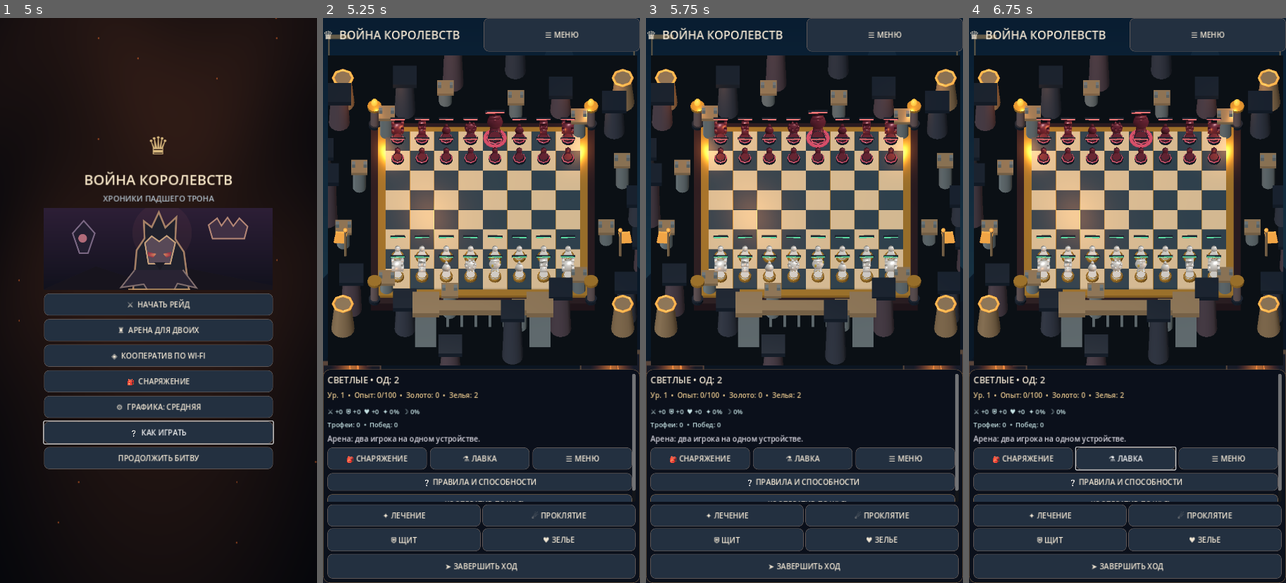
Above: before the commit, frames 1-4 (left to right).
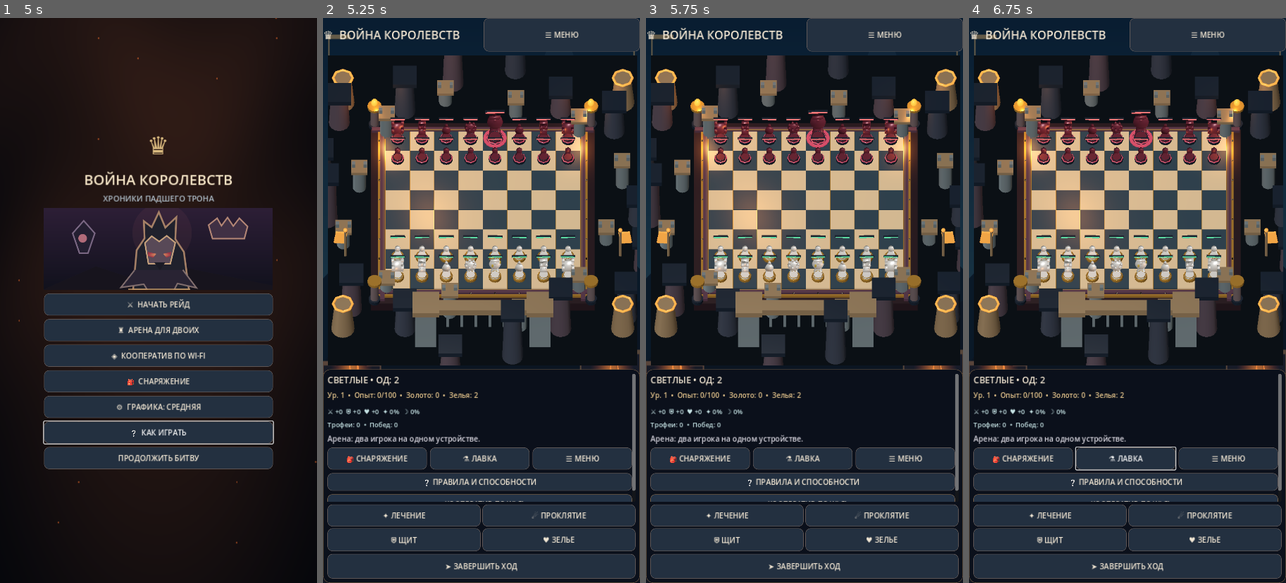
Above: after the commit, the same moments.

Repository: sitepushlic/kingdom-chess
Game: Godot game, scene res://scenes/main.tscn
The game is run twice, just before and just after one commit, with the same random seed, the same clock (stepped at 60 frames per second) and the same inputs.
Inputs:
- Up to frame 1 (5 s): click "⚔ НАЧАТЬ РЕЙД" at 0.5 s; click "⚔ НАЧАТЬ РЕЙД" at 1.25 s; click "❔ КАК ИГРАТЬ" at 2 s; click "❔ КАК ИГРАТЬ" at 2.75 s; click "OK" at 3.5 s; click "☰ МЕНЮ" at 4.25 s
- Up to frame 2 (5.25 s): click "🎒 СНАРЯЖЕНИЕ" at 5 s
- Up to frame 3 (5.75 s): no input
- Up to frame 4 (6.75 s): click "⚗ ЛАВКА" at 5.75 s; click "OK" at 6.5 s

Frame 1 is identical in both runs. In frame 2, 1.4% of the frame differs, in the area x 15-86%, y 19-51%; in frame 3, 1.4%; in frame 4, 1.4%.

Commit message:
art: add sculpted 3D chessboard frame, gold inlay and rank/file labels

Diff:
--- a/scripts/battlefield_3d.gd
+++ b/scripts/battlefield_3d.gd
@@ -154,6 +154,39 @@
 	_box(Vector3(9.2, 0.48, 9.2), _material(Color("#29202a"), 0.45), board_root, Vector3(0, -0.43, 0))
 	_box(Vector3(8.6, 0.13, 8.6), gold_material, board_root, Vector3(0, -0.13, 0))
 	tile_materials = [_material(Color("#28384b"), 0.22), _material(Color("#b7a58c"), 0.22)]
+	# A sculpted chessboard frame and coordinate markers make the 3D RPG
+	# arena immediately recognizable as chess, even without the HUD.
+	var edge_wood: StandardMaterial3D = _material(Color("#433246"), 0.18, 0.32)
+	var inlay: StandardMaterial3D = _material(Color("#e0bb74"), 0.72, 0.22)
+	for side in [-1, 1]:
+		_box(Vector3(9.1, 0.16, 0.18), edge_wood, board_root, Vector3(0, -0.035, float(side) * 4.13))
+		_box(Vector3(0.18, 0.16, 9.1), edge_wood, board_root, Vector3(float(side) * 4.13, -0.035, 0))
+		_box(Vector3(8.3, 0.035, 0.025), inlay, board_root, Vector3(0, 0.049, float(side) * 4.075))
+		_box(Vector3(0.025, 0.035, 8.3), inlay, board_root, Vector3(float(side) * 4.075, 0.049, 0))
+	for index in range(8):
+		var coordinate: String = "ABCDEFGH".substr(index, 1)
+		var rank_text: String = str(8 - index)
+		for side in [-1, 1]:
+			var file_label := Label3D.new()
+			file_label.name = "FileCoordinate_%s_%d" % [coordinate, side]
+			file_label.text = coordinate
+			file_label.font_size = 24
+			file_label.pixel_size = 0.0035
+			file_label.modulate = Color("#f4dca8")
+			file_label.position = Vector3(float(index) - 3.5, 0.075, float(side) * 4.26)
+			file_label.rotation_degrees = Vector3(-90, 0, 0)
+			file_label.no_depth_test = false
+			board_root.add_child(file_label)
+			var rank_label := Label3D.new()
+			rank_label.name = "RankCoordinate_%s_%d" % [rank_text, side]
+			rank_label.text = rank_text
+			rank_label.font_size = 24
+			rank_label.pixel_size = 0.0035
+			rank_label.modulate = Color("#f4dca8")
+			rank_label.position = Vector3(float(side) * 4.26, 0.075, float(index) - 3.5)
+			rank_label.rotation_degrees = Vector3(-90, 0, 0)
+			rank_label.no_depth_test = false
+			board_root.add_child(rank_label)
 	# Reuse a single highlight material instead of allocating 64 identical PBR materials.
 	var highlight_material: StandardMaterial3D = _material(Color("#63e4bc"), 0.15, 0.4, Color("#4dd5a9"))
 	for i in range(64):
